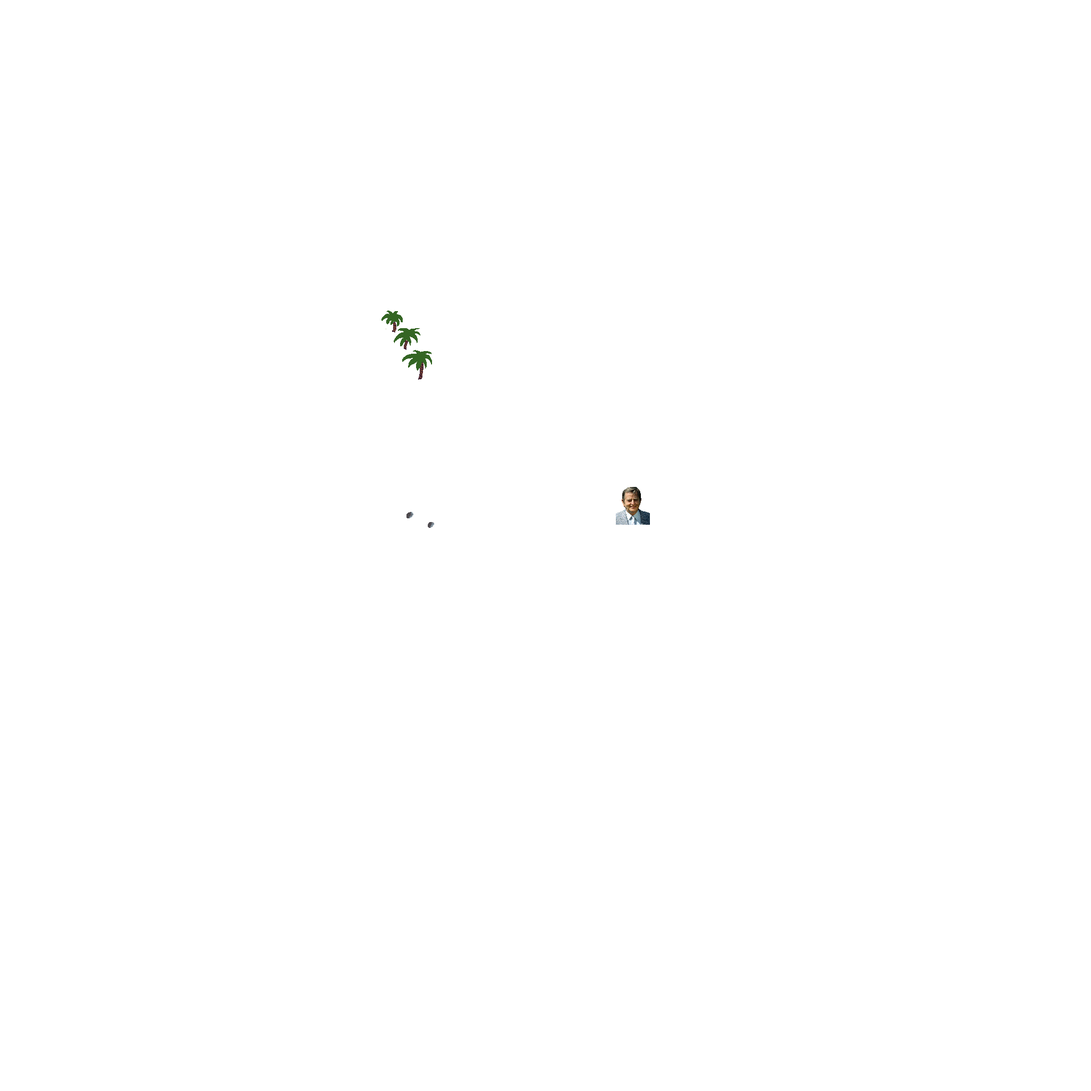
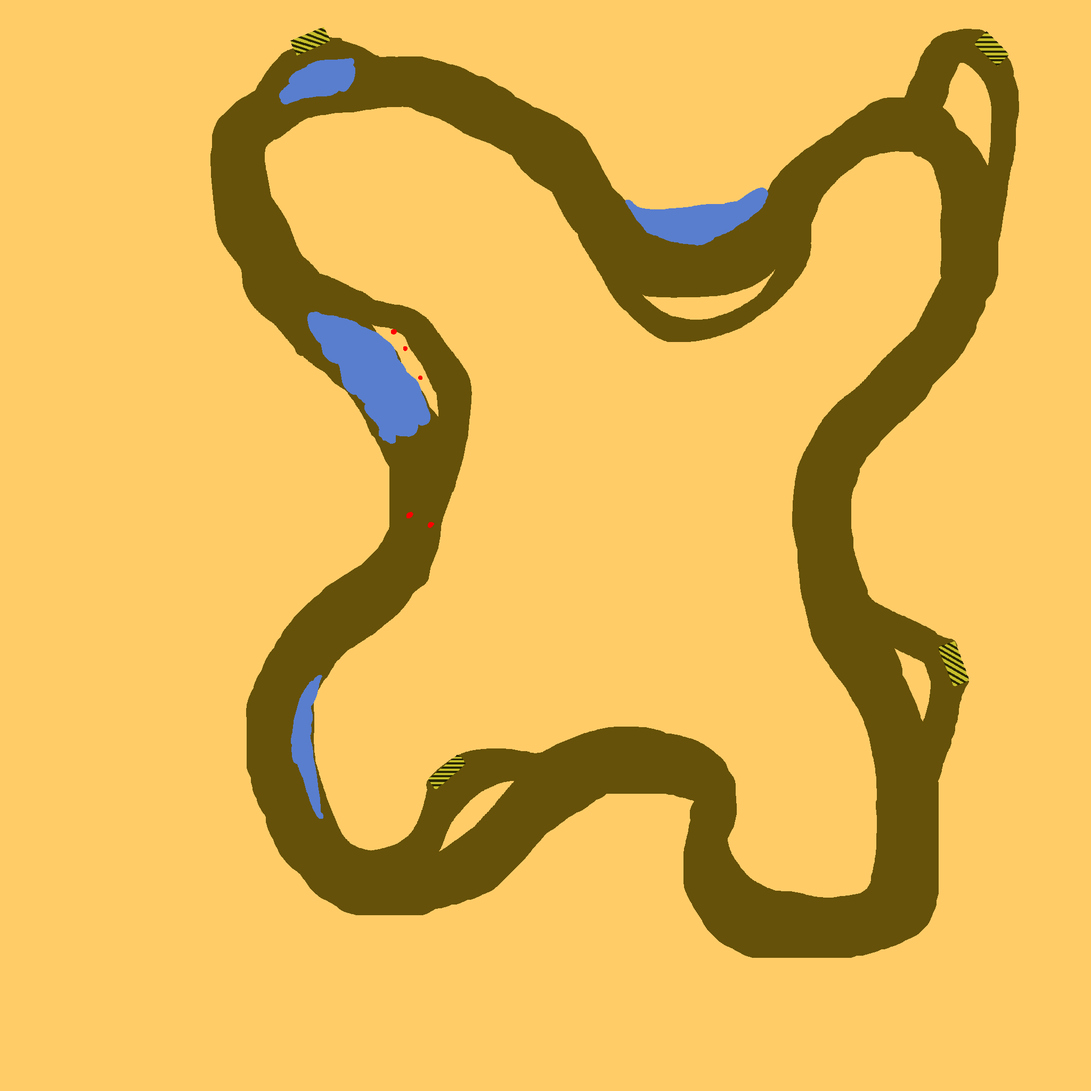
Revision of a layered 1091x1091 image; what changed, layer by layer:
hid group "details" (4 layers) over [0, 272, 1091, 1091]
showed group "road_data" (4 layers) over [0, 0, 1091, 1091]
painted on "puddles" over [272, 34, 785, 853]
added layer "pitstop" in group "road_data" over [0, 0, 1091, 1091]
painted on "background" over [0, 0, 1091, 1091]
